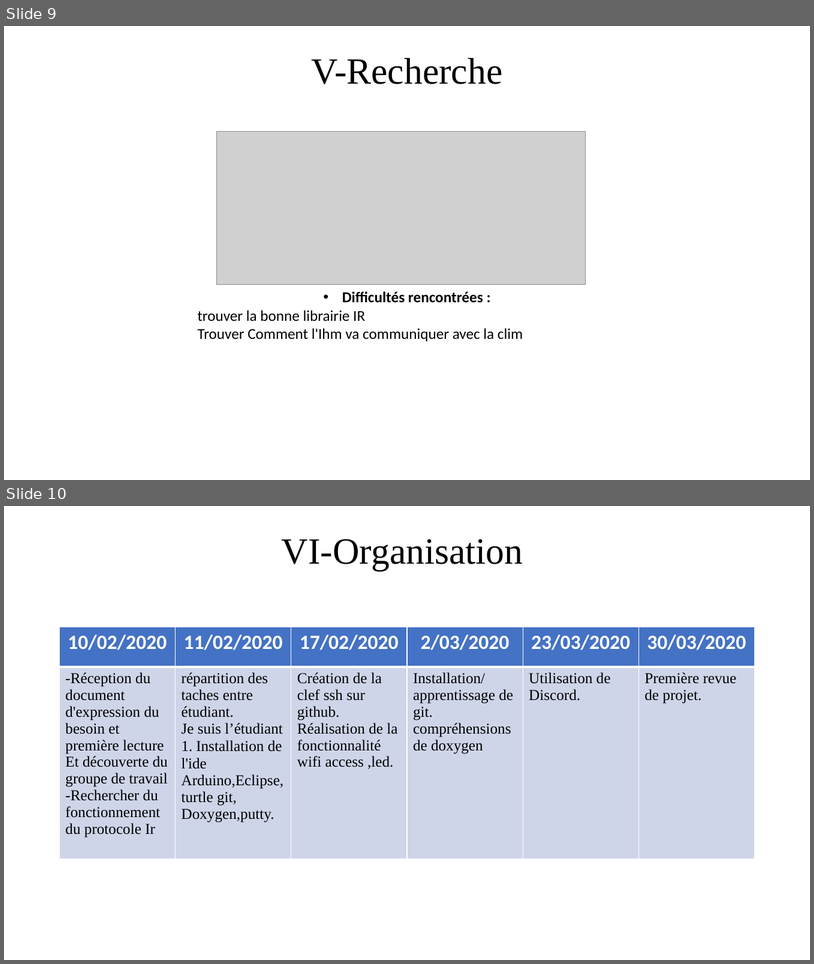
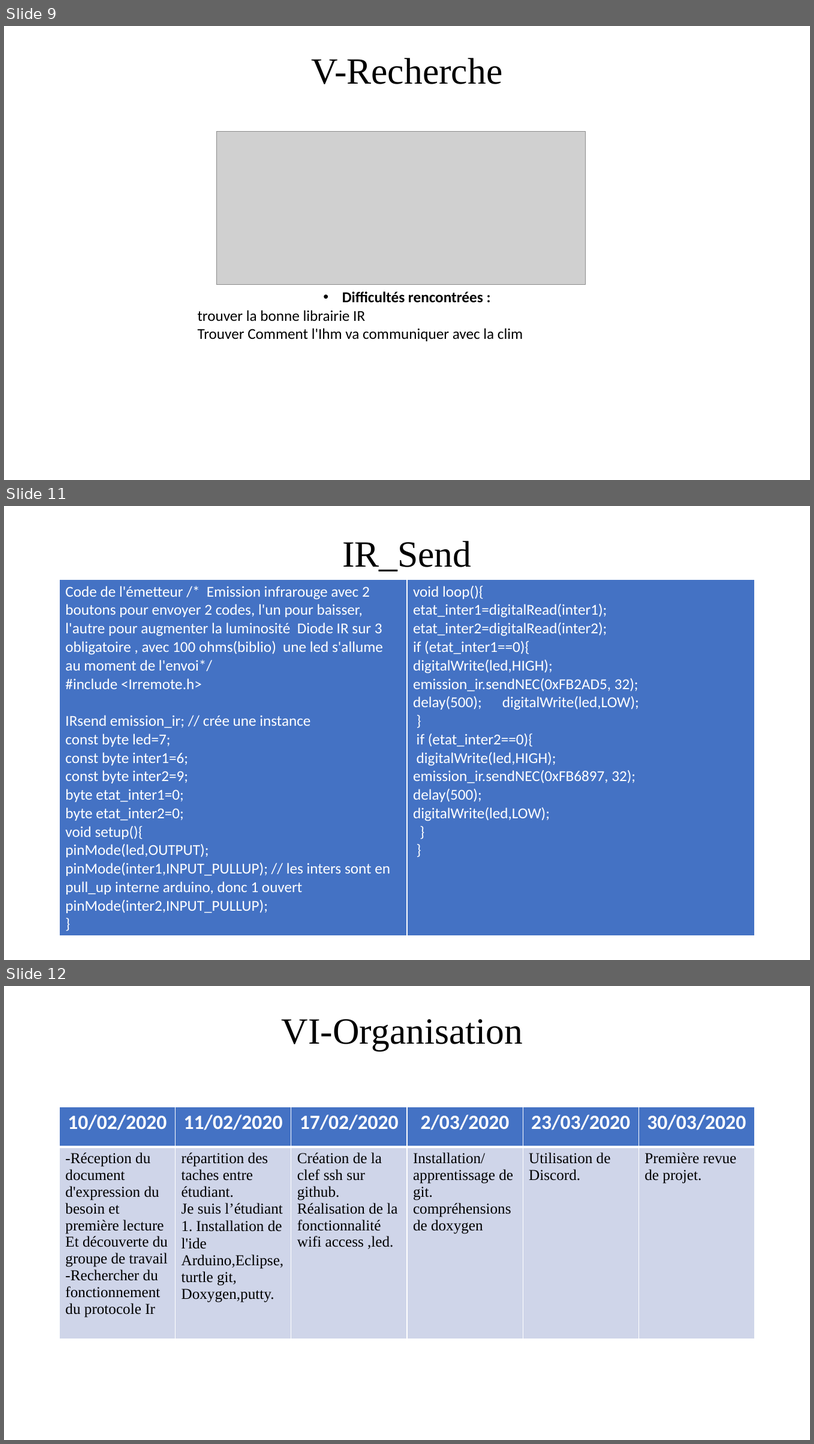
Before and after one commit to BtsSnirGpe/2020csg1, a slide deck: e1/doc/2020_csg1-cdc-E1-rev-1.pptx. Shown one above the other, each under a label of ours: slides 9 and 10 before the commit, slides 9, 11 and 12 after it; the slides between them are not shown. The pictures are 814x964 and 814x1444 pixels, drawn with LibreOffice and Linux fonts; fonts in the diff are those of the drawing; grey boxes stand for pictures. Boxes give left, top, right and bottom in pixels: in the first picture for what was removed or moved away, otherwise in the second. Text is boxed around its words. In the diff, an @@ line names an element or a change of style, - is before the commit and + after.

```diff
--- a/e1/doc/2020_csg1-cdc-E1-rev-1.pptx
+++ b/e1/doc/2020_csg1-cdc-E1-rev-1.pptx
@@ slide 11 added at (x1=4, y1=506, x2=810, y2=960), background #FFFFFF @@
@@ title added at (x1=342, y1=541, x2=472, y2=571), 44 pt, text #000000 @@
+IR_Send
@@ table added at (x1=60, y1=579, x2=755, y2=936), 1 rows, 2 columns @@
+Code de l'émetteur /* Emission infrarouge avec 2 boutons pour envoyer 2 codes, l'un pour baisser, l'autre pour augmenter la luminosité Diode IR sur 3 obligatoire , avec 100 ohms(biblio) une led s'allume au moment de l'envoi*/ / #include <Irremote.h> / IRsend emission_ir; // crée une instance / const byte led=7; / const byte inter1=6; / const byte inter2=9; / byte etat_inter1=0; / byte etat_inter2=0; / void setup(){ / pinMode(led,OUTPUT); / pinMode(inter1,INPUT_PULLUP); // les inters sont en pull_up interne arduino, donc 1 ouvert pinMode(inter2,INPUT_PULLUP); / } | void loop(){ / etat_inter1=digitalRead(inter1); / etat_inter2=digitalRead(inter2); / if (etat_inter1==0){ / digitalWrite(led,HIGH); / emission_ir.sendNEC(0xFB2AD5, 32); / delay(500); digitalWrite(led,LOW); / } / if (etat_inter2==0){ / digitalWrite(led,HIGH); / emission_ir.sendNEC(0xFB6897, 32); / delay(500); / digitalWrite(led,LOW); / } / }
@@ what was slide 10 is now slide 12 @@
```
Also in this commit, not shown: 1 other slide added, 1 other file.
